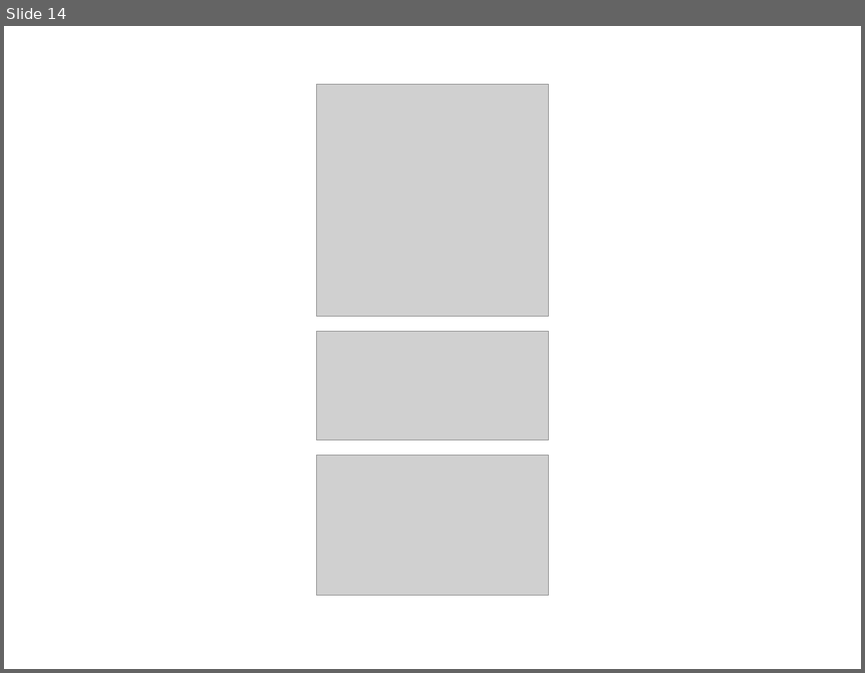
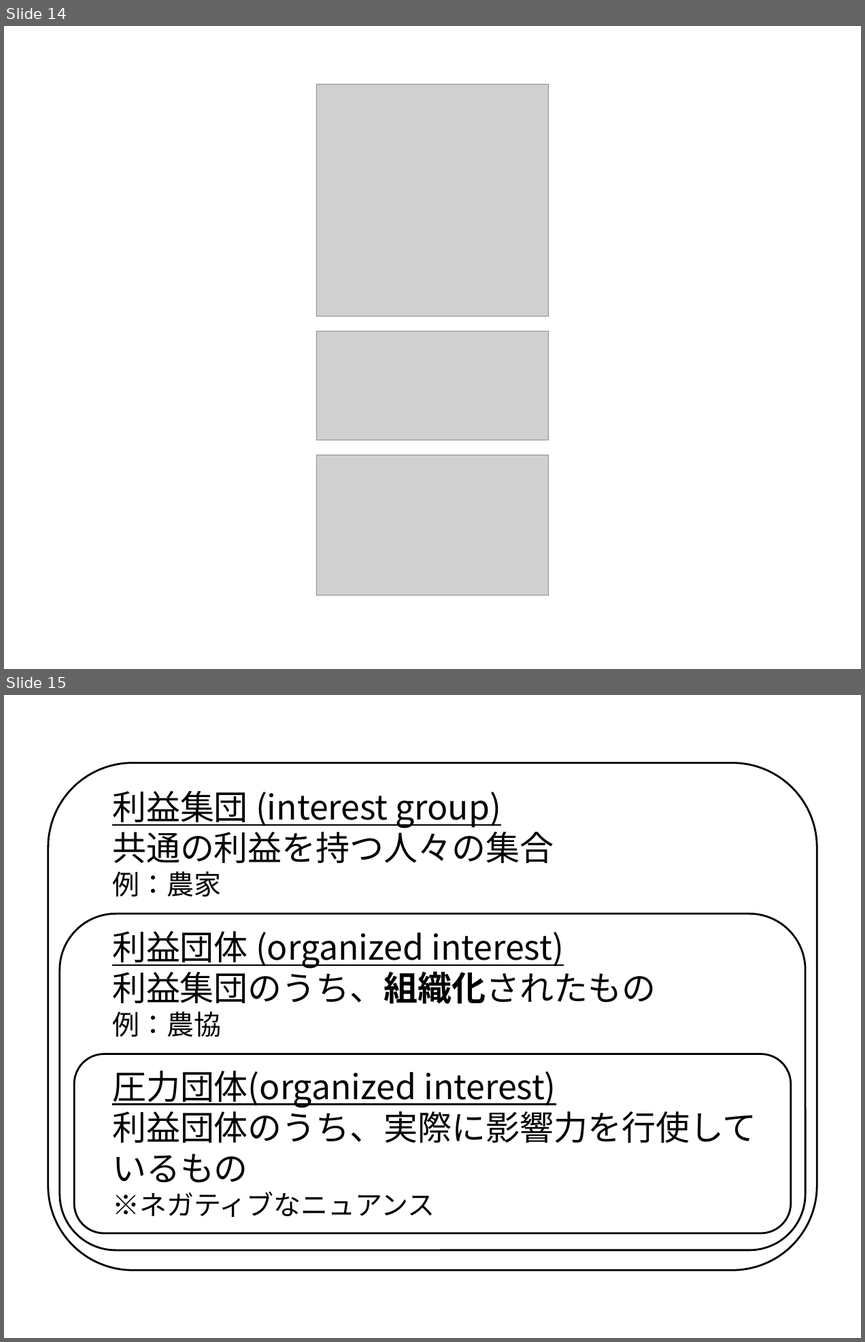
Before and after one commit to junpei-suzuki/PP-2026-Komazawa, a slide deck: figs/DIYfigures_pp.pptx. Shown one above the other, each under a label of ours: slide 14 before the commit, slides 14 and 15 after it. The pictures are 865x673 and 865x1342 pixels, drawn with LibreOffice and Linux fonts; fonts in the diff are those of the drawing; grey boxes stand for pictures. Boxes give left, top, right and bottom in pixels: in the first picture for what was removed or moved away, otherwise in the second. Text is boxed around its words. In the diff, an @@ line names an element or a change of style, - is before the commit and + after.

Commit message:
Added 11/Organized Interest

```diff
--- a/figs/DIYfigures_pp.pptx
+++ b/figs/DIYfigures_pp.pptx
@@ slide 15 added at [4, 695, 861, 1338], background #FFFFFF @@
@@ group added at [48, 763, 817, 1270]: 3 rounded rectangles, 3 texts @@
+利益集団 (interest group)
+共通の利益を持つ人々の集合
+例：農家
+利益団体 (organized interest)
+利益集団のうち、組織化されたもの
+例：農協
+圧力団体(organized interest)
+利益団体のうち、実際に影響力を行使しているもの
+※ネガティブなニュアンス
```
Also in this commit, not shown: 1 slide changed, 1 other slide added, 37 other files.
